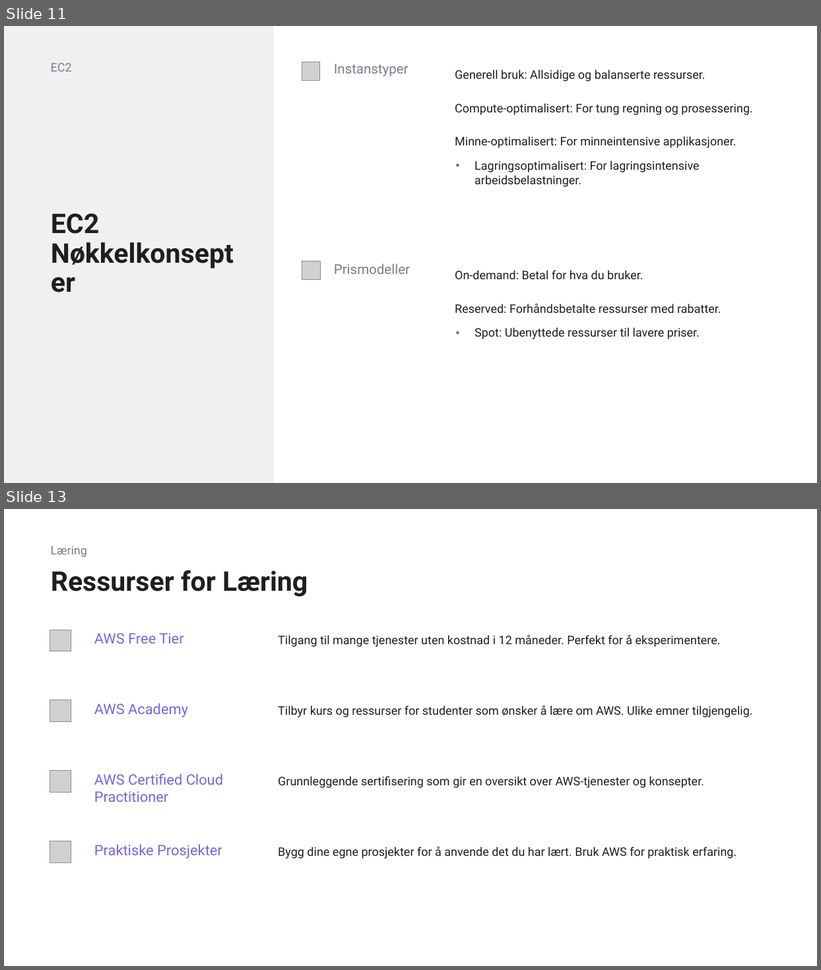
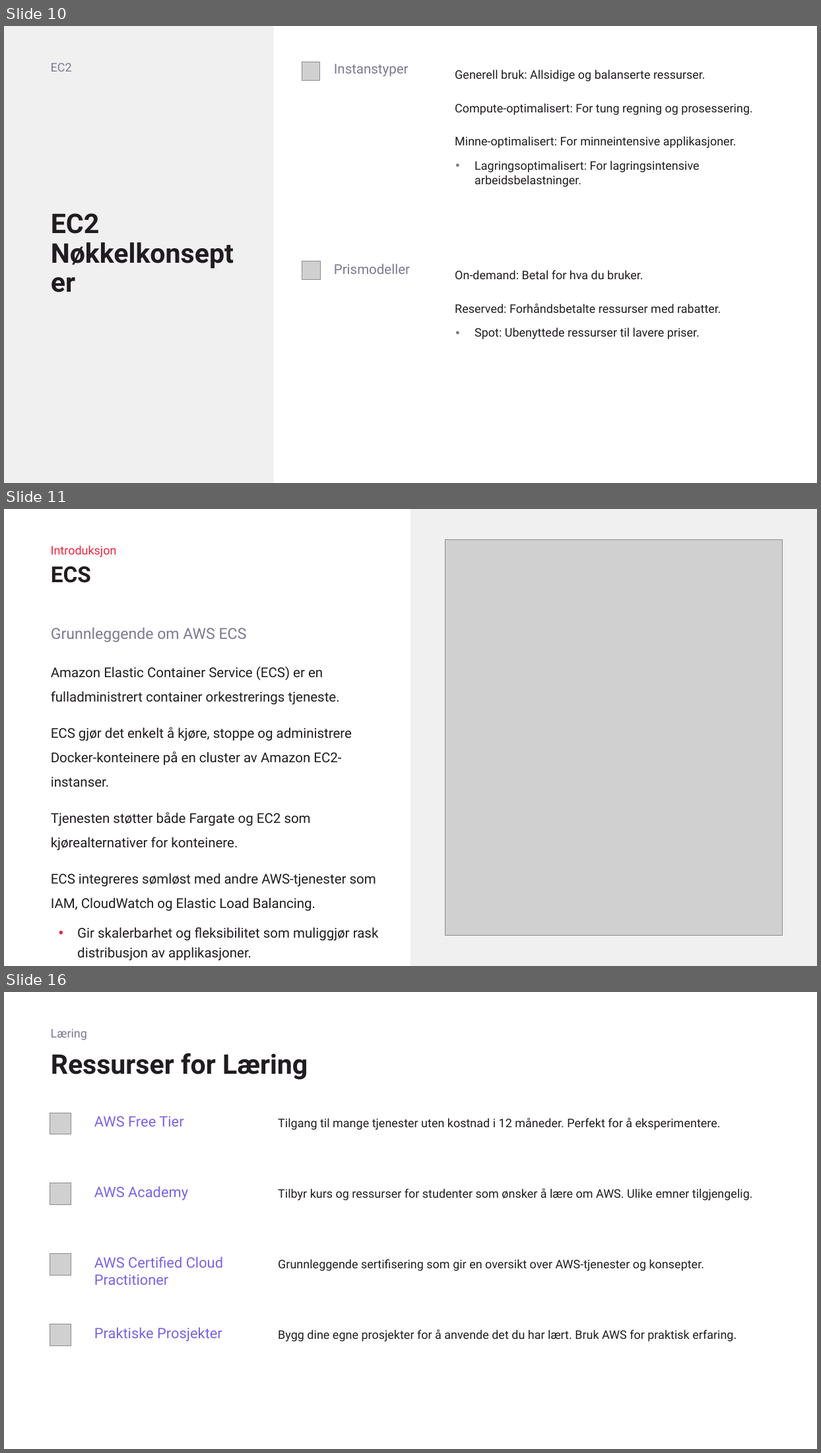
Before and after one commit to gokstadakademiet/cloud-2025, a slide deck: uke_2/slides/intro-aws.pptx. Shown one above the other, each under a label of ours: slides 11 and 13 before the commit, slides 10, 11 and 16 after it; the slides between them are not shown. The pictures are 821x970 and 821x1453 pixels, drawn with LibreOffice and Linux fonts; fonts in the diff are those of the drawing; grey boxes stand for pictures. Boxes give left, top, right and bottom in pixels: in the first picture for what was removed or moved away, otherwise in the second. Text is boxed around its words. In the diff, an @@ line names an element or a change of style, - is before the commit and + after.

```diff
--- a/uke_2/slides/intro-aws.pptx
+++ b/uke_2/slides/intro-aws.pptx
@@ slide 11 added at (4, 509, 817, 966), background #FFFFFF @@
@@ rectangle added at (411, 509, 817, 966), fill #F0F0F0 @@
@@ text added at (51, 545, 117, 557), 14 pt, text #EF233C @@
+Introduksjon
@@ picture added at (445, 539, 782, 936) @@
@@ title added at (51, 566, 91, 583), 26 pt, text #201C20, bold @@
+ECS
@@ text added at (51, 627, 247, 642), 18 pt, text #7D7991 @@
+Grunnleggende om AWS ECS
@@ text added at (51, 667, 379, 961), 16 pt, text #201C20 @@
+• Amazon Elastic Container Service (ECS) er en fulladministrert container orkestrerings tjeneste.
+  ECS gjør det enkelt å kjøre, stoppe og administrere Docker-konteinere på en cluster av Amazon EC2-instanser.
+  Tjenesten støtter både Fargate og EC2 som kjørealternativer for konteinere.
+  ECS integreres sømløst med andre AWS-tjenester som IAM, CloudWatch og Elastic Load Balancing.
+  Gir skalerbarhet og fleksibilitet som muliggjør rask distribusjon av applikasjoner.
@@ what was slide 11 is now slide 10 @@
@@ what was slide 13 is now slide 16 @@
```
Also in this commit, not shown: 2 slides changed, 3 other slides added, 1 slide removed, 9 other files.
